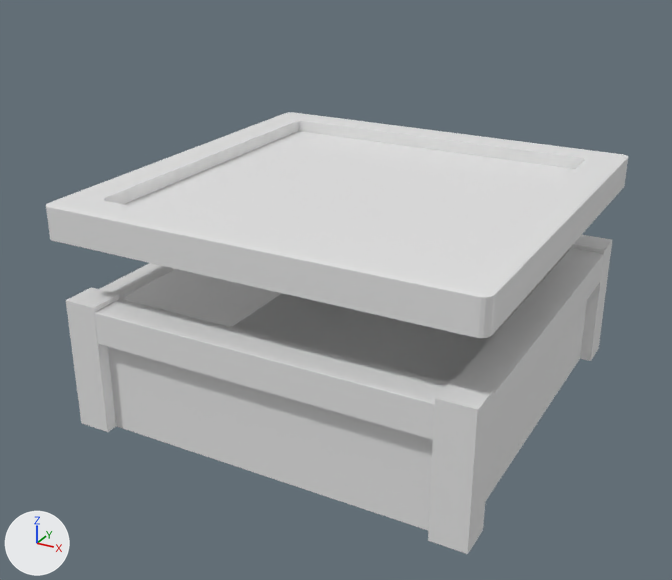
The FBX model Assets/Models/Skrzynia.fbx: old version first, new version second.
One viewpoint serves both versions: a camera (50 mm lens) standing at (3.6, 0.98, 4.45) and looking at (1.98, 3.93, 2.97). Lighting does not change. The marker at lower left points along +X, +Y and +Z. Where no turn or scale is listed for an object, it has been applied to the vertices.
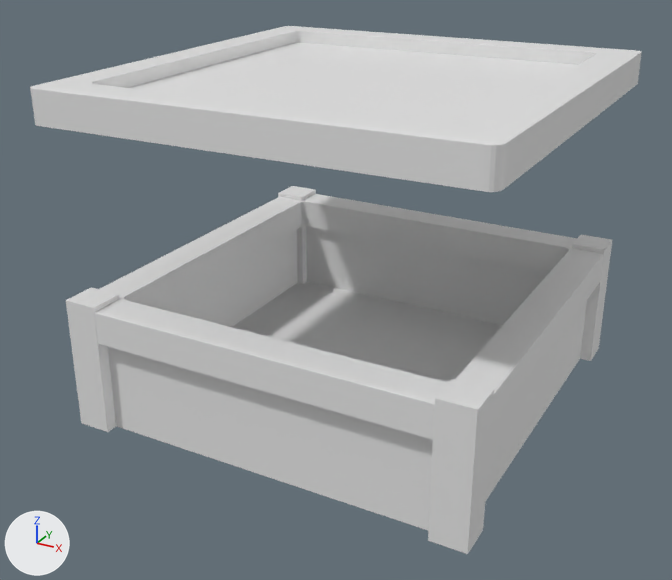
Where the newer file only moved an object's origin or applied its transform, the numbers keep the older frame.

What differs and where, as boxes [x1, y1, x2, y2] in the pictures (672 x 580 px):
'box.002', mesh moved
    before: [46, 112, 628, 338]
    after: [30, 26, 642, 192]

Edits to the bpy script that builds the scene:
```text
Change me_cube_030:
    where me_cube_030.from_pydata(...)  # 312 vertices, 270 faces; spans x -1.66..0.0, y -0.83..0.83, z 0.0..0.13
    used by ob_box_002; location = (2.848, 4.052, 3.276)
    me_cube_030 part 1: the whole mesh is moved by (0.0, 0.0, 0.42)
```
